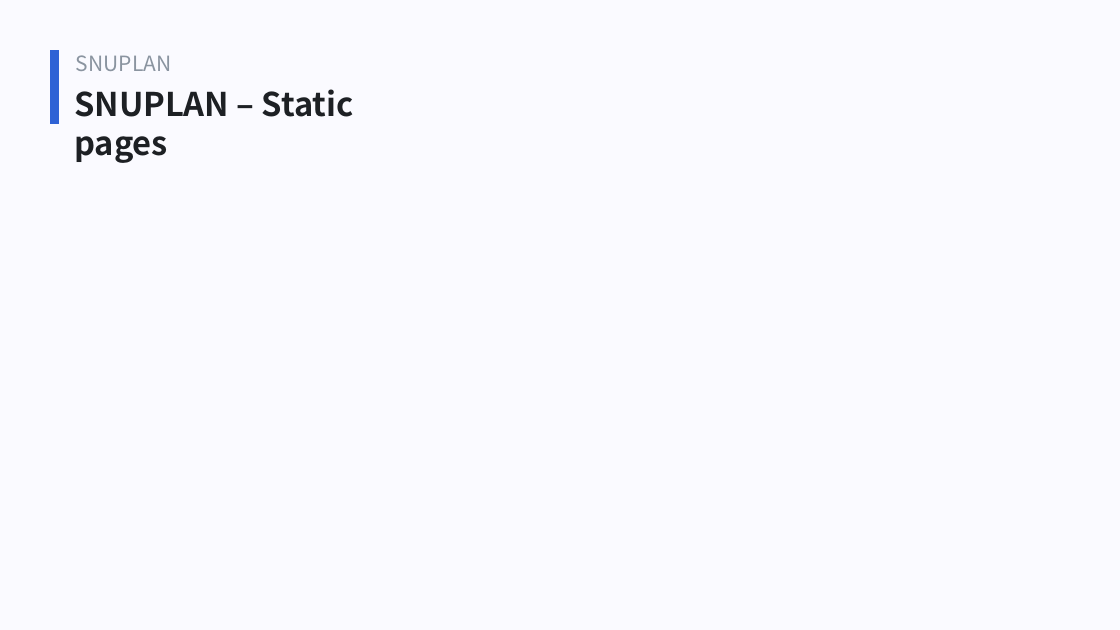
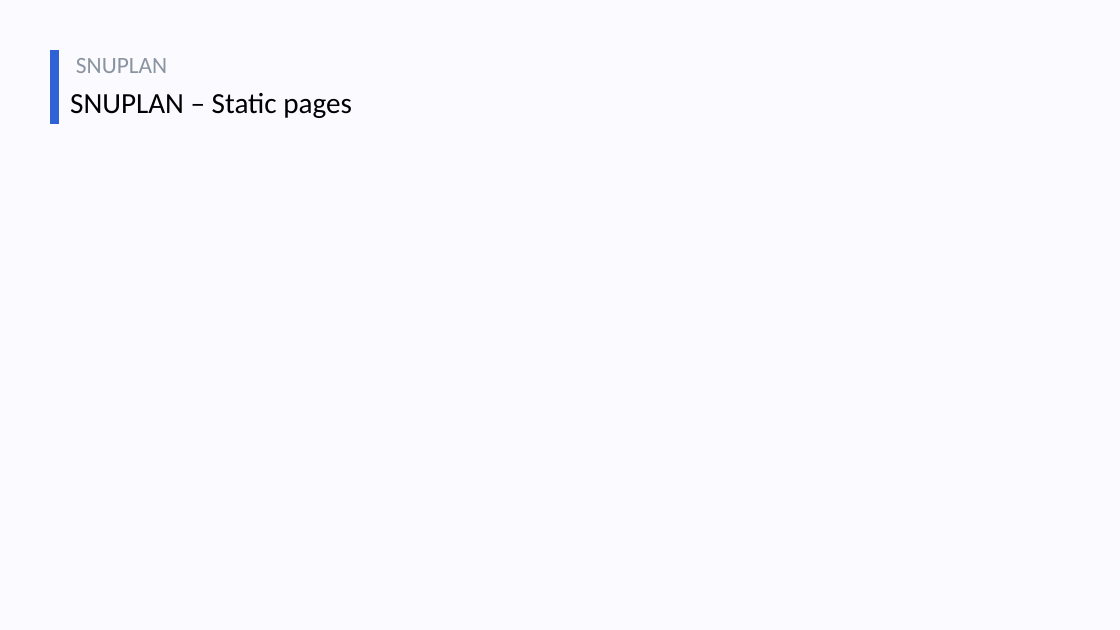
Before and after one commit to webprogrammingteam7/Static, a slide deck: slide 12 of SNUPLAN_staticpage.pptx. Drawn at 1120x630 pixels with LibreOffice and Linux fonts; fonts in the diff are those of the drawing. Boxes give left, top, right and bottom in pixels: in the first picture for what was removed or moved away, otherwise in the second. Text is boxed around its words. In the diff, an @@ line names an element or a change of style, - is before the commit and + after.

Commit message:
static page pptx + pdf

```diff
--- a/SNUPLAN_staticpage.pptx
+++ b/SNUPLAN_staticpage.pptx
@@ text "SNUPLAN" at (76, 58, 167, 73): size 18 to 20 pt, font Noto Sans CJK KR to Calibri @@
@@ text "SNUPLAN – Static pages" at (70, 93, 352, 118): size 28 to 25 pt, font Noto Sans CJK KR to Calibri, text colour #1D2024 to #000000, bold off @@
```
Also in this commit, not shown: 12 other slides changed, 1 other file.
